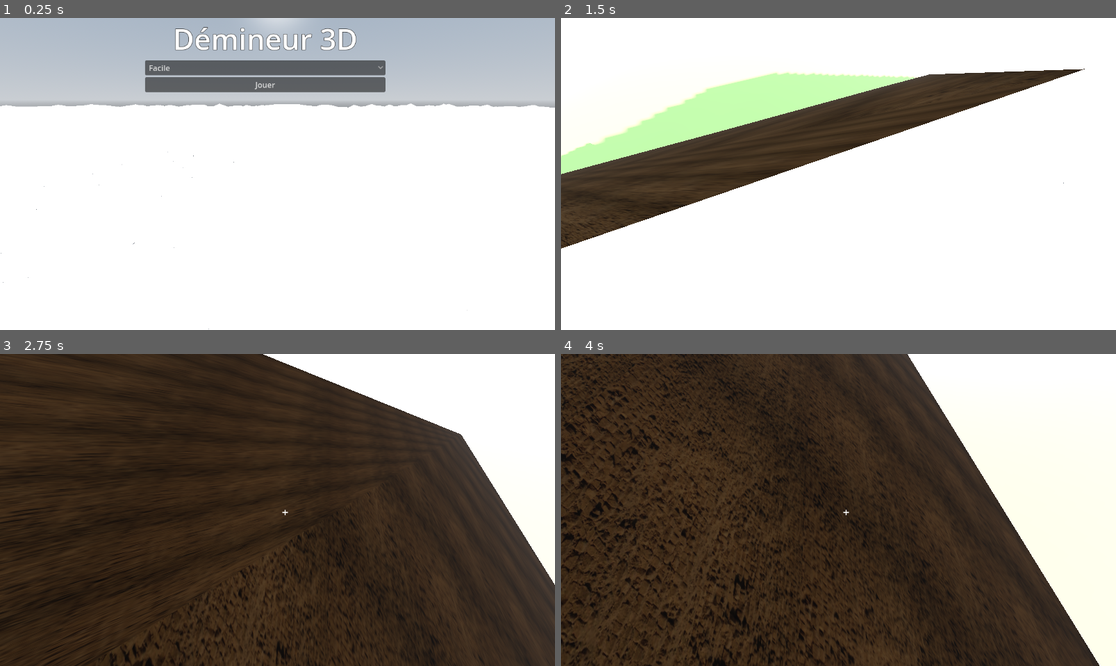
Above: before the commit, frames 1-4 (two rows, left to right).
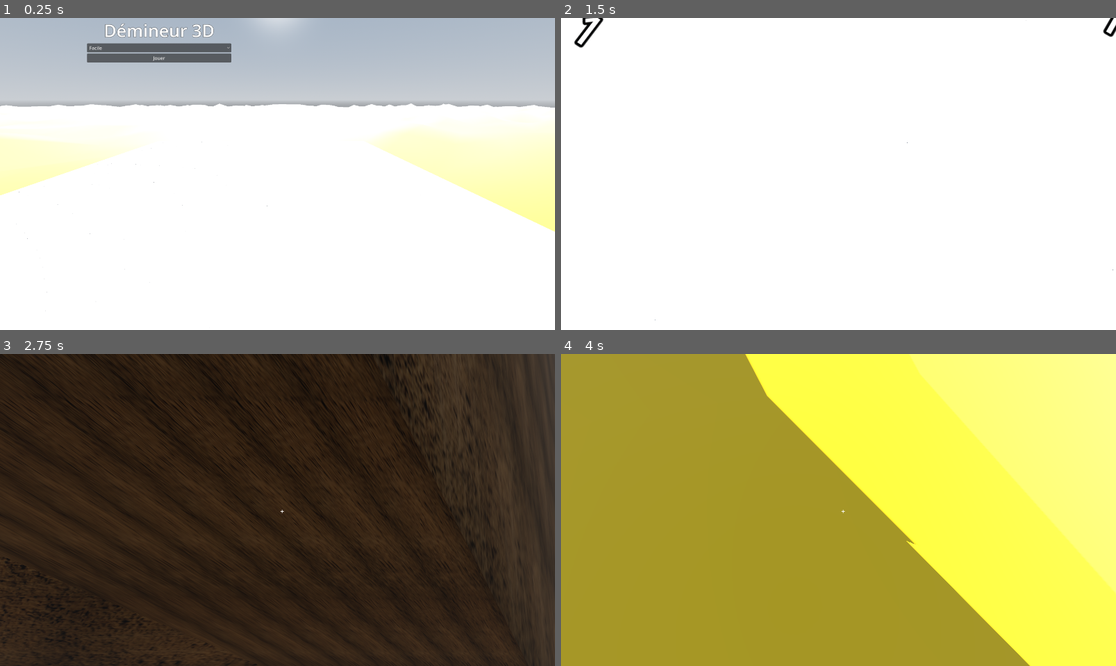
Above: after the commit, the same moments.

Repository: elebras1/Demineur3D
Game: Godot game, scene res://main_menu/main_menu.tscn
Same seed, same stepped clock (60 frames per second), same inputs: the game is played once before the commit and once after it.
Inputs (mouse positions are in pixels of both pictures, inside the frame that each line leads up to):
- Up to frame 1 (0.25 s): no input
- Up to frame 2 (1.5 s): click "Jouer" at 0.5 s; tap Enter at 1.25 s; move the mouse to (866, 174) at 1.27 s; hold D from 1.28 s (still down); hold Z from 1.28 s (still down); click (866, 174) at 1.42 s
- Up to frame 3 (2.75 s): tap Space at 1.52, 2.27 s; move the mouse to (249, 510) at 2.02 s; release D at 2.03 s; release Z at 2.03 s; hold S from 2.03 s (still down); tap Q at 2.1 s
- Up to frame 4 (4 s): move the mouse to (849, 503) at 2.77 s; release S at 2.78 s; hold Z 2.78-3.53 s; hold D from 2.78 s (still down); move the mouse to (832, 516) at 3.52 s; tap Q at 3.6 s; click (832, 516) at 3.67 s; tap Space at 3.77 s

The runs differ from the first frame. In frame 1, 15% of the frame differs, in the area x 0-100%, y 1-100%; in frame 2, 22%; in frame 3, 19%; in frame 4, 100%, in the area x 0-100%, y 0-100%.

Commit message:
fix collision pyramid

Diff:
--- a/background/background.gd
+++ b/background/background.gd
@@ -50,7 +50,7 @@
 	var new_mesh = surface_tool.commit()
 
 	var mat = StandardMaterial3D.new()
-	mat.albedo_color = Color(0.4, 0.5, 0.3, 1)
+	mat.albedo_color = Color(0.927, 0.738, 0.0, 1.0)
 	mat.roughness = 0.9
 	# RETIRÉ : mat.cull_mode = BaseMaterial3D.CULL_DISABLED
 	new_mesh.surface_set_material(0, mat)
--- a/main_menu/main_menu.tscn
+++ b/main_menu/main_menu.tscn
@@ -17,7 +17,7 @@
 
 [node name="SubViewport" type="SubViewport" parent="SubViewportContainer"]
 handle_input_locally = false
-size = Vector2i(1152, 648)
+size = Vector2i(1920, 1080)
 render_target_update_mode = 4
 
 [node name="Minesweeper" parent="SubViewportContainer/SubViewport" instance=ExtResource("1_oa53l")]
--- a/player.gd
+++ b/player.gd
@@ -18,6 +18,7 @@
 func _ready():
 	Input.set_mouse_mode(Input.MOUSE_MODE_CAPTURED)
 	ray.enabled = true
+	ray.collision_mask = 1
 
 func _unhandled_input(event):
 	if event is InputEventMouseMotion:
--- a/project.godot
+++ b/project.godot
@@ -12,5 +12,10 @@
 
 config/name="Demineur3D"
 run/main_scene="res://main_menu/main_menu.tscn"
-config/features=PackedStringArray("4.2", "Forward Plus")
+config/features=PackedStringArray("4.5", "Forward Plus")
 config/icon="res://icon.svg"
+
+[display]
+
+window/size/viewport_width=1920
+window/size/viewport_height=1080
--- a/pyramid.gd
+++ b/pyramid.gd
@@ -10,6 +10,8 @@
 	var static_body = StaticBody3D.new()
 	parent.add_child(static_body)
 	pyramid_body = static_body
+	pyramid_body.collision_layer = 2
+	pyramid_body.collision_mask = 0
 
 	var mesh_instance = MeshInstance3D.new()
 	static_body.add_child(mesh_instance)
